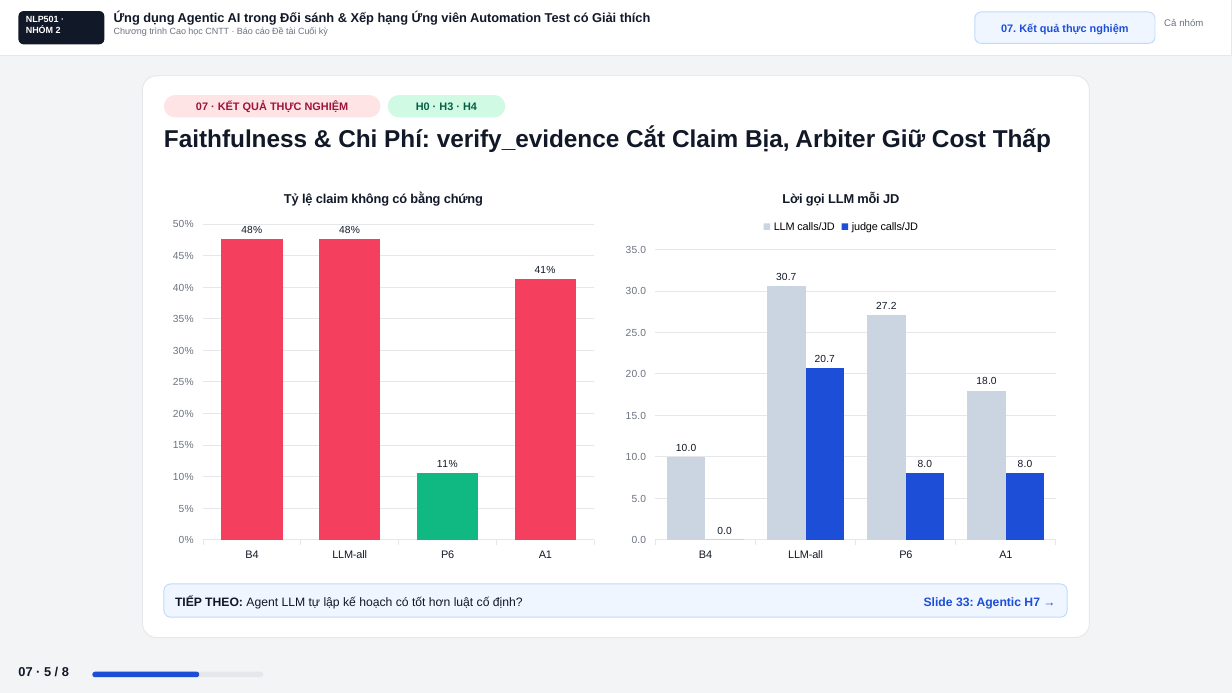
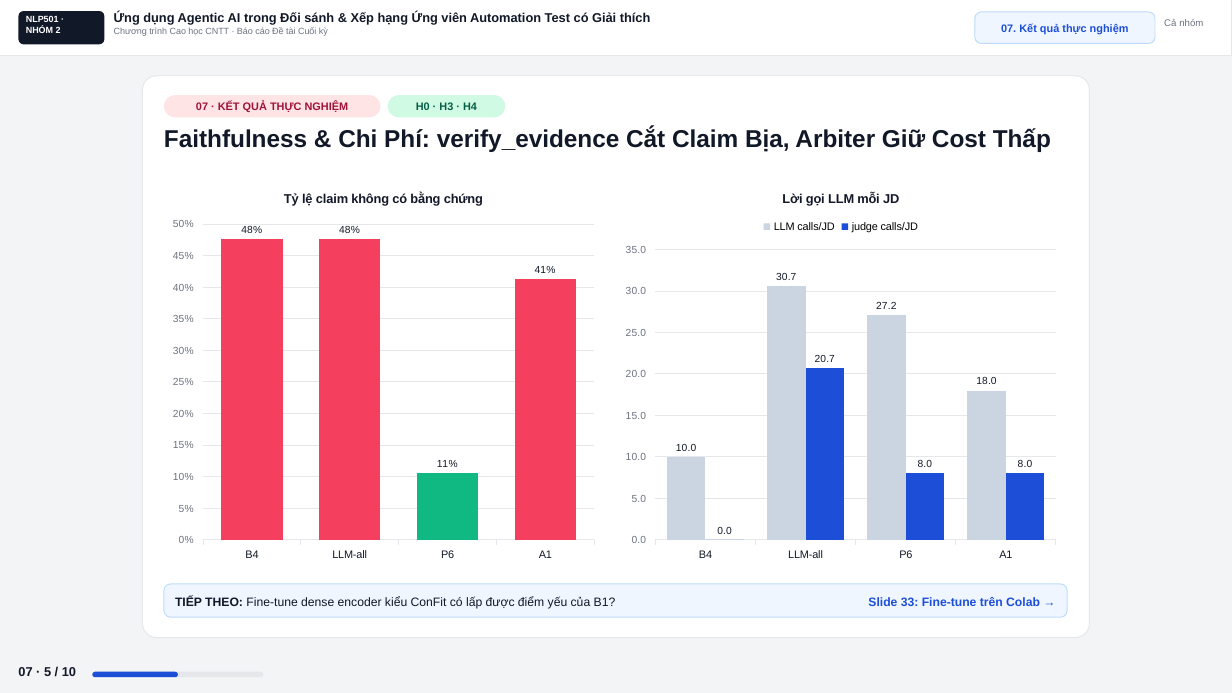
Before and after one commit to ZgsNat/NLP501.22_GROUP_2, a slide deck: slide 32 of Slide_Group2_NLP501-3.pptx. Drawn at 1232x693 pixels with LibreOffice and Linux fonts; fonts in the diff are those of the drawing. Boxes give left, top, right and bottom in pixels: in the first picture for what was removed or moved away, otherwise in the second. Text is boxed around its words. In the diff, an @@ line names an element or a change of style, - is before the commit and + after.

Commit message:
feat: add fine-tune results to slides and README
- Dense encoder trains with CachedMultipleNegativesRankingLoss (mini-batch 4) to avoid the CPU crash at batch 16
- Fine-tune slide, ConFit prior-work row and conclusion use the 29/10 runs (Gold Set and public data)
- ConFit row now reports the public-data result where fine-tuned dense beats BM25
- README documents fine-tune metrics and base vs fine-tuned nDCG@10

```diff
--- a/Slide_Group2_NLP501-3.pptx
+++ b/Slide_Group2_NLP501-3.pptx
@@ text at [175, 597, 616, 609]: text changed @@
-TIẾP THEO: Agent LLM tự lập kế hoạch có tốt hơn luật cố định?
+TIẾP THEO: Fine-tune dense encoder kiểu ConFit có lấp được điểm yếu của B1?
@@ text at [868, 597, 1040, 606]: text changed @@
-Slide 33: Agentic H7 →
+Slide 33: Fine-tune trên Colab →
@@ text at [18, 667, 76, 676]: text changed @@
-07 · 5 / 8
+07 · 5 / 10
@@ rounded rectangle: place and size @@
-rounded rectangle at [92, 672, 200, 677]
+rounded rectangle at [92, 672, 178, 677]
```
Also in this commit, not shown: 8 other slides changed, 2 slides added, 6 other files.
